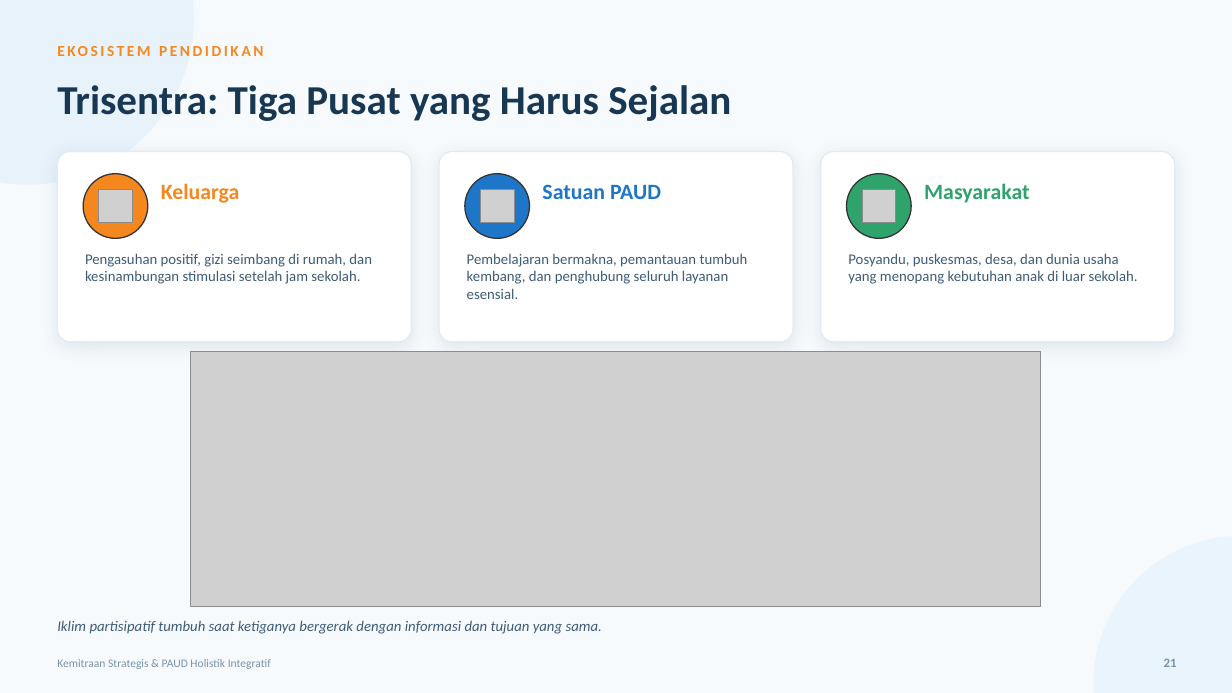
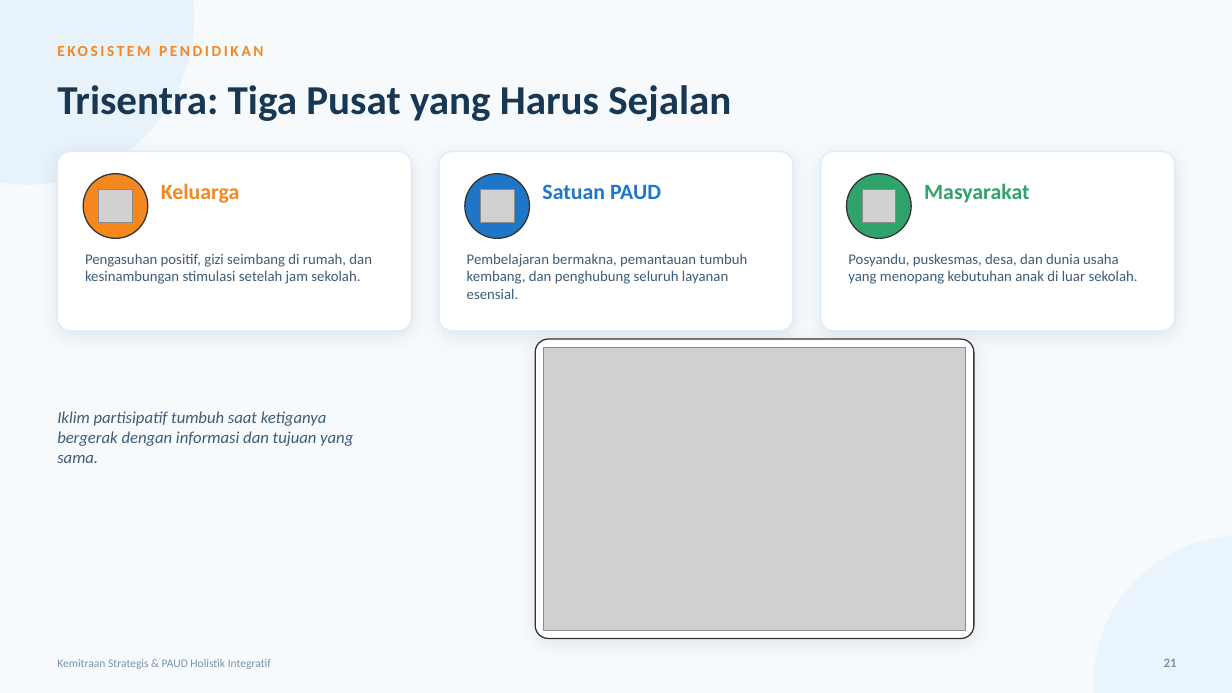
Before and after one commit to afriiqbal/kemitraanpaud, a slide deck: slide 21 of presentasi/Kemitraan_Strategis_PAUD_HI.pptx. Drawn at 1232x693 pixels with LibreOffice and Linux fonts; fonts in the diff are those of the drawing; grey boxes stand for pictures. Boxes give left, top, right and bottom in pixels: in the first picture for what was removed or moved away, otherwise in the second. Text is boxed around its words. In the diff, an @@ line names an element or a change of style, - is before the commit and + after.

```diff
--- a/presentasi/Kemitraan_Strategis_PAUD_HI.pptx
+++ b/presentasi/Kemitraan_Strategis_PAUD_HI.pptx
@@ rounded rectangle: place and size @@
-rounded rectangle at (57,152,411,342)
+rounded rectangle at (57,152,411,331)
@@ rounded rectangle: place and size @@
-rounded rectangle at (439,152,793,342)
+rounded rectangle at (439,152,793,331)
@@ proportions changed in 3 elements at (57,152,411,331), (439,152,793,331), (821,152,1175,331) @@
@@ rounded rectangle: place and size @@
-rounded rectangle at (821,152,1175,342)
+rounded rectangle at (821,152,1175,331)
@@ picture removed at (191,351,1042,606) @@
@@ rounded rectangle added at (535,339,974,639), fill #FFFFFF, outline #333333 1 pt @@
@@ picture added at (543,348,966,630) @@
@@ text "Iklim partisipatif tumbuh saat ketiganya ...": place and size @@
-text "Iklim partisipatif tumbuh saat ketiganya ..." at (57,620,602,634)
+text "Iklim partisipatif tumbuh saat ketiganya ..." at (57,411,353,463)
@@ text "Iklim partisipatif tumbuh saat ketiganya ..." at (57,411,353,463): size 11.5 to 13 pt; vertical alignment middle to top @@
```
Also in this commit, not shown: 23 other slides changed, 36 other files.
